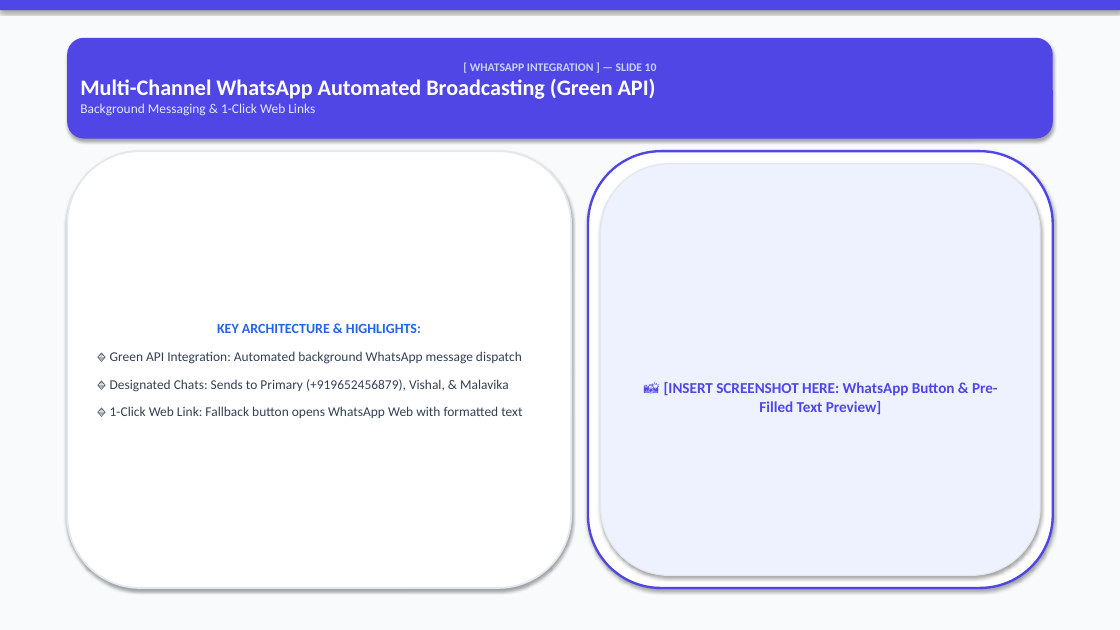
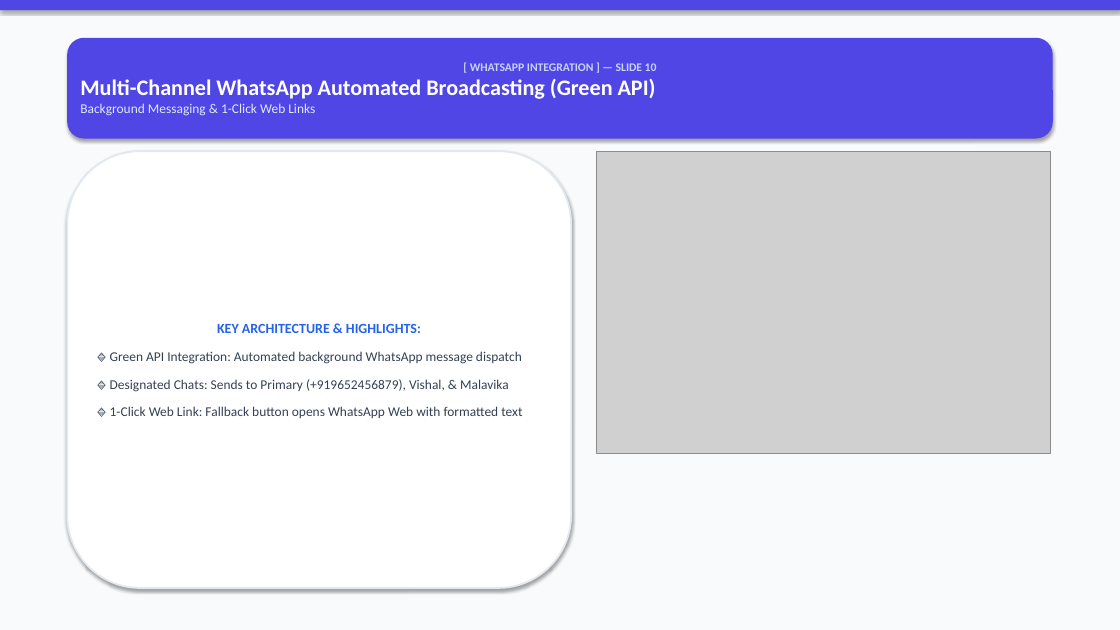
Before and after one commit to VishalMishraCSE/meeting-room-booking-system, a slide deck: slide 10 of document/PRESENTATION_DECK_SLIDES.pptx. Drawn at 1120x630 pixels with LibreOffice and Linux fonts; fonts in the diff are those of the drawing; grey boxes stand for pictures. Boxes give left, top, right and bottom in pixels: in the first picture for what was removed or moved away, otherwise in the second. Text is boxed around its words. In the diff, an @@ line names an element or a change of style, - is before the commit and + after.

Commit message:
docs: generate visual graphic cards and attach images directly onto EVERY slide (Slides 1-18) in PowerPoint deck

```diff
--- a/document/PRESENTATION_DECK_SLIDES.pptx
+++ b/document/PRESENTATION_DECK_SLIDES.pptx
@@ rounded rectangle removed at (588,151,1053,588) @@
@@ picture added at (597,151,1050,454) @@
@@ rounded rectangle removed at (601,164,1040,576) @@
-📸 [INSERT SCREENSHOT HERE: WhatsApp Button & Pre-Filled Text Preview]
```
Also in this commit, not shown: 17 other slides changed, 17 other files.
